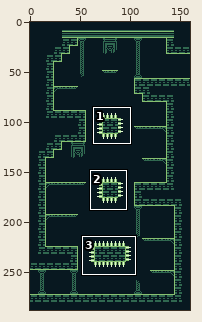
Edited in one commit: sprite sheet (Wizard_ProjectFile/assets/backgrounds/LevelC_1-5.png). Above, an overview of the earlier version with the close-up marked.
Close-up. The starting point:
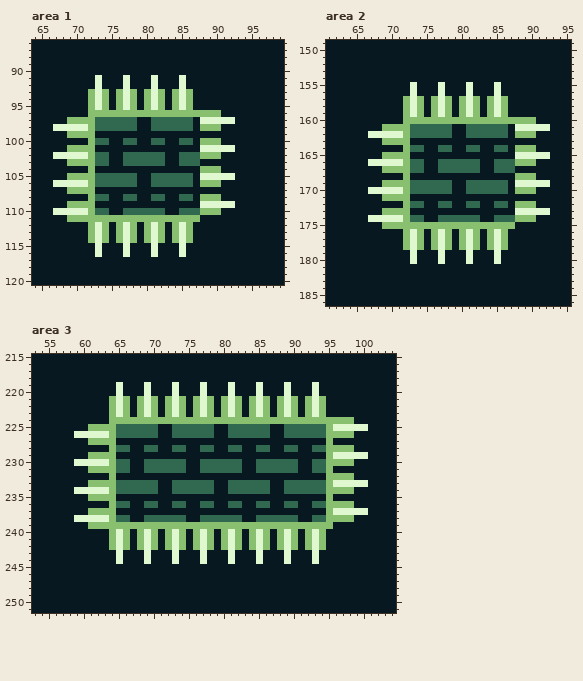
The file is 160x288 pixels. Shown: area 1: x 64..99, y 86..120; area 2: x 61..95, y 149..186; area 3: x 53..104, y 215..251.
New version:
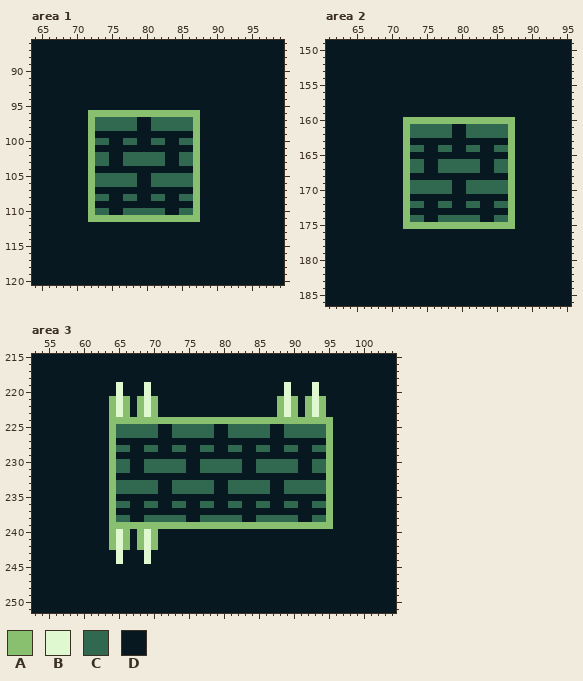
Palette (. is transparent): A #88c070  B #e0f8d0  C #306850  D #081820
From old to new:
Changed rows in their new state; - is an unchanged pixel.
Area 1:
first column x 67:
 91 ------D---D---D---D-------
 92 ------D---D---D---D-------
 93 -----DDD-DDD-DDD-DDD------
 94 -----DDD-DDD-DDD-DDD------
 95 -----DDD-DDD-DDD-DDD------
 96 ---------------------DDD--
 97 --DDD---------------ADDDDD
 98 DDDDD---------------ADDD--
 99 --DDD---------------A-----
100 --------------------ADDD--
101 --DDD---------------ADDDDD
102 DDDDD---------------ADDD--
103 --DDD---------------A-----
104 --------------------ADDD--
105 --DDD---------------ADDDDD
106 DDDDD---------------ADDD--
107 --DDD---------------A-----
108 --------------------ADDD--
109 --DDD---------------ADDDDD
110 DDDDD---------------ADDD--
111 --DDD---------------------
112 -----DDD-DDD-DDD-DDD------
113 -----DDD-DDD-DDD-DDD------
114 -----DDD-DDD-DDD-DDD------
115 ------D---D---D---D-------
116 ------D---D---D---D-------
Area 2:
first column x 67:
155 ------D---D---D---D-------
156 ------D---D---D---D-------
157 -----DDD-DDD-DDD-DDD------
158 -----DDD-DDD-DDD-DDD------
159 -----DDD-DDD-DDD-DDD------
160 ---------------------DDD--
161 --DDD---------------ADDDDD
162 DDDDD---------------ADDD--
163 --DDD---------------A-----
164 --------------------ADDD--
165 --DDD---------------ADDDDD
166 DDDDD---------------ADDD--
167 --DDD---------------A-----
168 --------------------ADDD--
169 --DDD---------------ADDDDD
170 DDDDD---------------ADDD--
171 --DDD---------------A-----
172 --------------------ADDD--
173 --DDD---------------ADDDDD
174 DDDDD---------------ADDD--
175 --DDD---------------------
176 -----DDD-DDD-DDD-DDD------
177 -----DDD-DDD-DDD-DDD------
178 -----DDD-DDD-DDD-DDD------
179 ------D---D---D---D-------
180 ------D---D---D---D-------
Area 3:
first column x 59:
219 --------------D---D---D---D---------------
220 --------------D---D---D---D---------------
221 -------------DDD-DDD-DDD-DDD--------------
222 -------------DDD-DDD-DDD-DDD--------------
223 -------------DDD-DDD-DDD-DDD--------------
224 -------------------------------------DDD--
225 --DDD--------------------------------DDDDD
226 DDDDD--------------------------------DDD--
227 --DDD-------------------------------------
228 -------------------------------------DDD--
229 --DDD--------------------------------DDDDD
230 DDDDD--------------------------------DDD--
231 --DDD-------------------------------------
232 -------------------------------------DDD--
233 --DDD--------------------------------DDDDD
234 DDDDD--------------------------------DDD--
235 --DDD-------------------------------------
236 -------------------------------------DDD--
237 --DDD--------------------------------DDDDD
238 DDDDD--------------------------------DDD--
239 --DDD-------------------------------------
240 -------------DDD-DDD-DDD-DDD-DDD-DDD------
241 -------------DDD-DDD-DDD-DDD-DDD-DDD------
242 -------------DDD-DDD-DDD-DDD-DDD-DDD------
243 --------------D---D---D---D---D---D-------
244 --------------D---D---D---D---D---D-------
Changed places in both close-ups, as pixel boxes (x1, y1, x2, y2):
changed: (53, 75, 235, 257)
changed: (368, 82, 550, 264)
changed: (165, 382, 270, 417)
changed: (165, 417, 368, 564)
changed: (74, 424, 109, 529)
